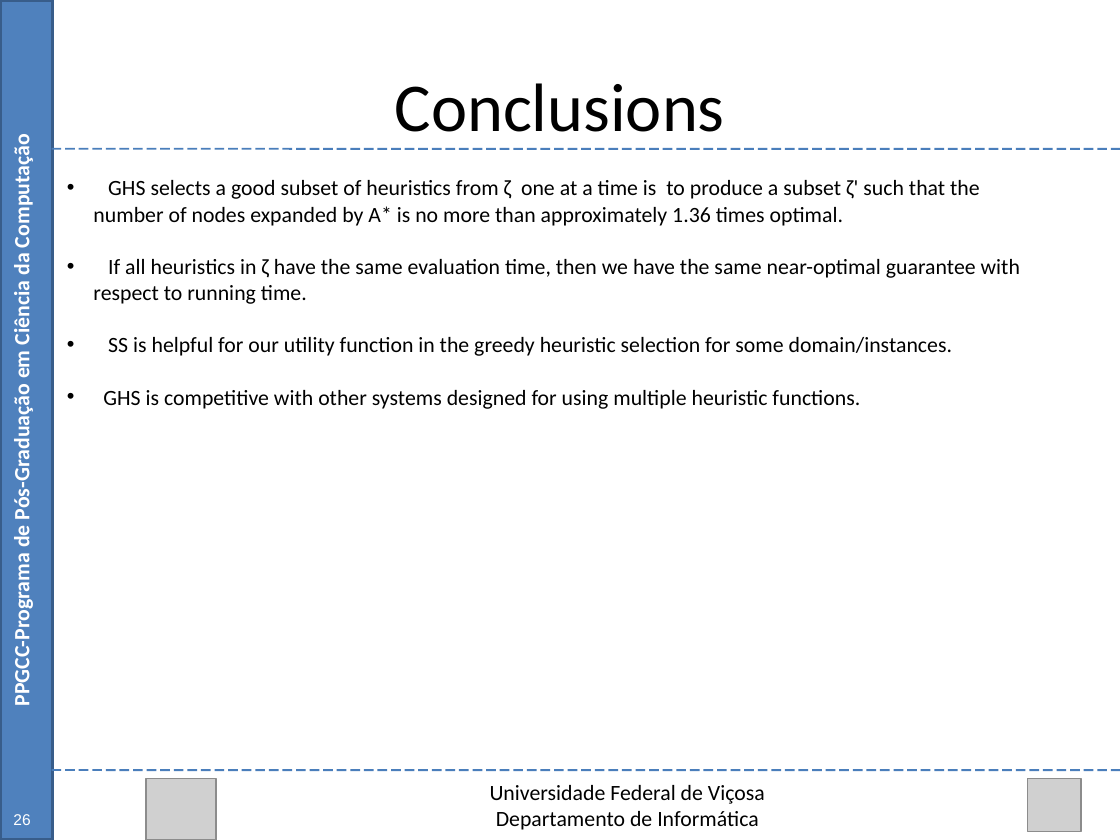
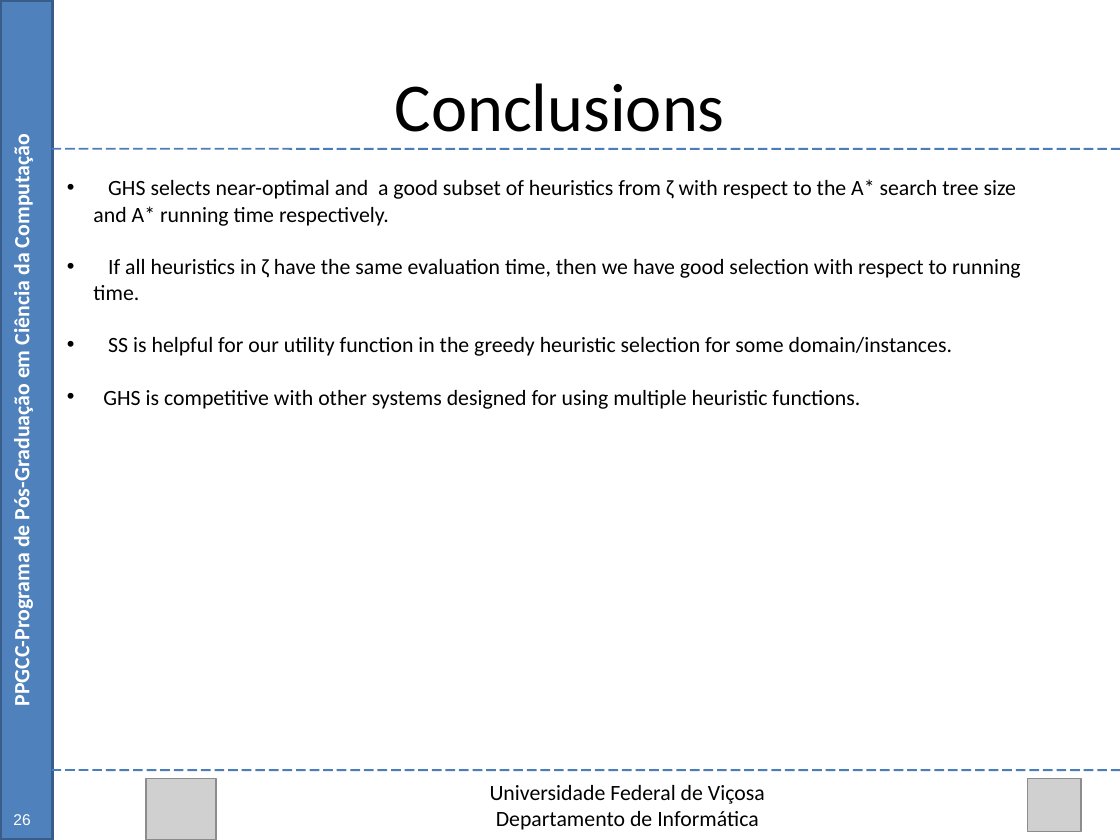
Before and after one commit to Marvinsky/research-marvin, a slide deck: slide 48 of latex/odp/dissertation_v1.odp (slide 47 before the commit). Drawn at 1120x840 pixels with LibreOffice and Linux fonts; fonts in the diff are those of the drawing; grey boxes stand for pictures. Boxes give left, top, right and bottom in pixels: in the first picture for what was removed or moved away, otherwise in the second. Text is boxed around its words. In the diff, an @@ line names an element or a change of style, - is before the commit and + after.

```diff
--- a/latex/odp/dissertation_v1.odp
+++ b/latex/odp/dissertation_v1.odp
@@ text at (93, 179, 1021, 300): text changed @@
-• GHS selects a good subset of heuristics from ζ one at a time is to produce a subset ζ' such that the number of nodes expanded by A* is no more than approximately 1.36 times optimal.
-• If all heuristics in ζ have the same evaluation time, then we have the same near-optimal guarantee with respect to running time.
+• GHS selects near-optimal and a good subset of heuristics from ζ with respect to the A* search tree size and A* running time respectively.
+• If all heuristics in ζ have the same evaluation time, then we have good selection with respect to running time.
```
Also in this commit, not shown: 3 other slides changed, 1 slide added.
